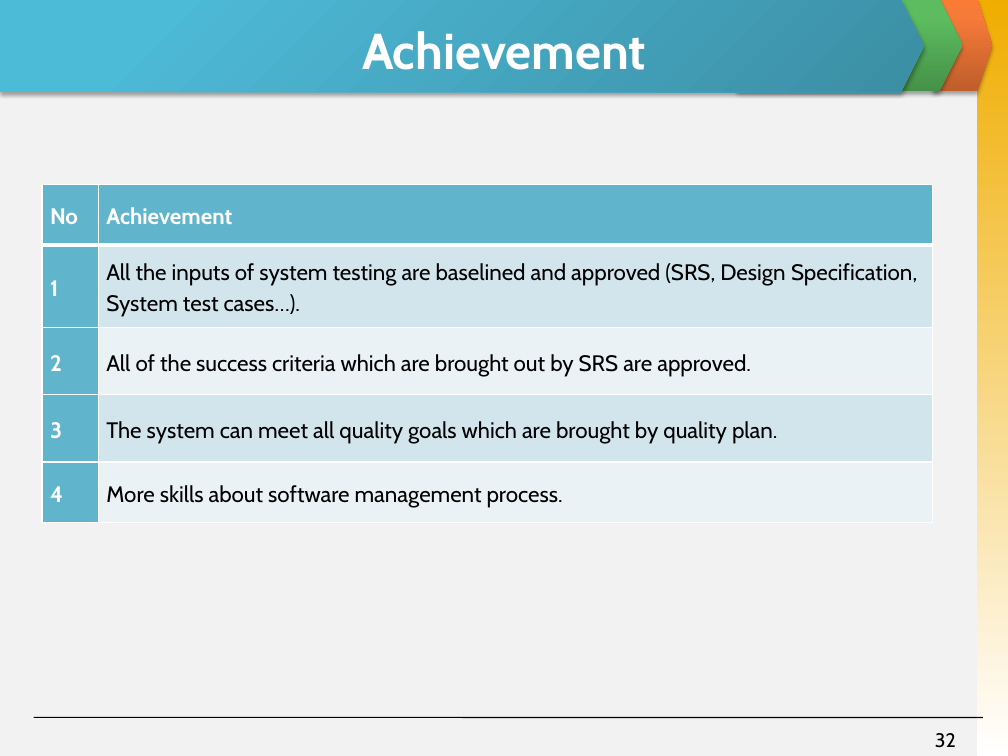
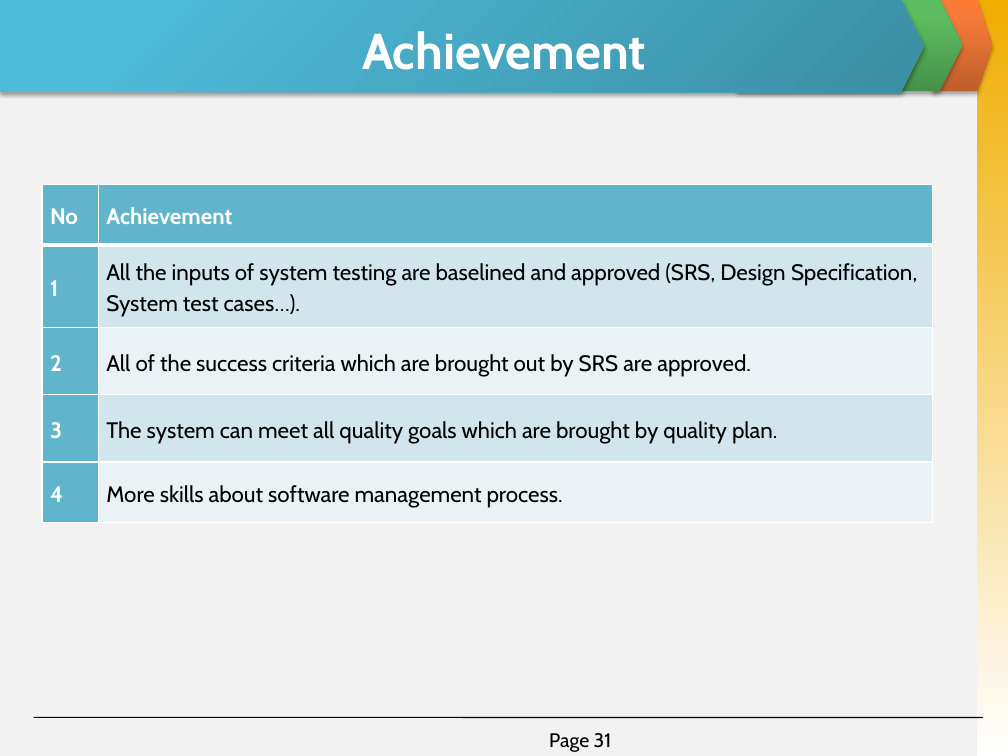
Before and after one commit to invisibleghost/e-learning-website, a slide deck: slide 31 of Document/Final report/Slide Present E-Learning.pptx (slide 32 before the commit). Drawn at 1008x756 pixels with LibreOffice and Linux fonts; fonts in the diff are those of the drawing. Boxes give left, top, right and bottom in pixels: in the first picture for what was removed or moved away, otherwise in the second. Text is boxed around its words. In the diff, an @@ line names an element or a change of style, - is before the commit and + after.

```diff
--- a/Document/Final report/Slide Present E-Learning.pptx
+++ b/Document/Final report/Slide Present E-Learning.pptx
@@ page number added at [549, 733, 612, 752], 14 pt, text #000000 @@
+Page 31
@@ page number removed at [935, 733, 956, 748] @@
-32
```
Also in this commit, not shown: 29 other slides changed, 2 slides added, 3 slides removed.
